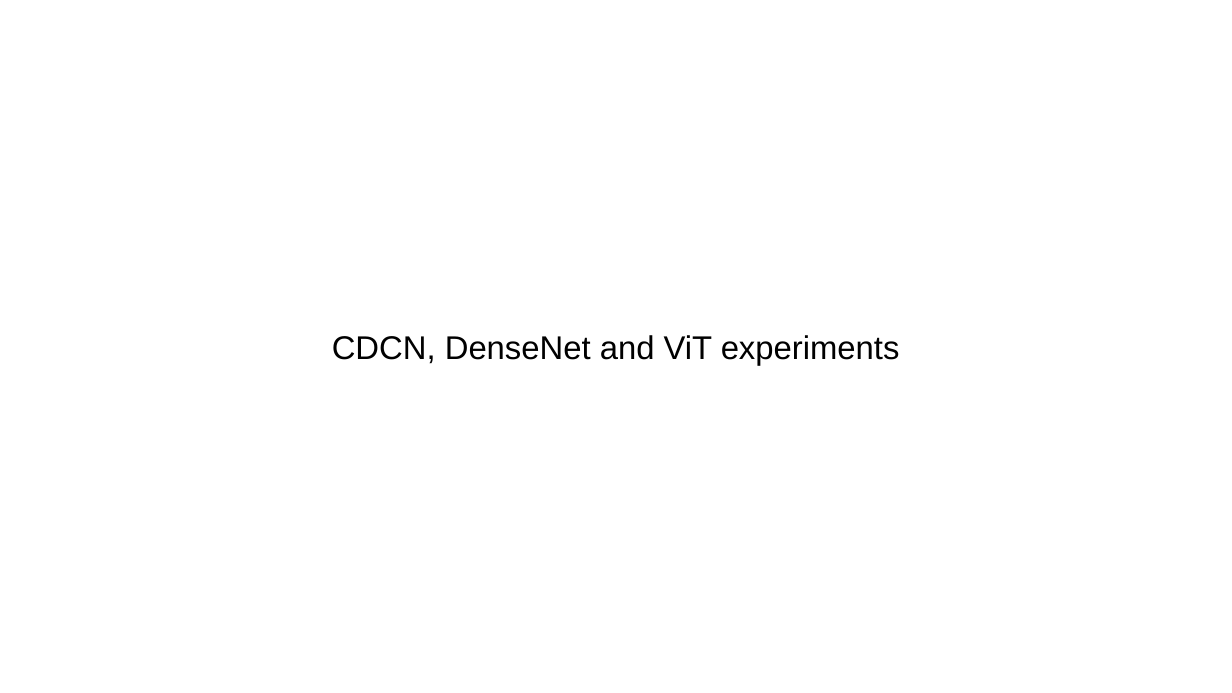
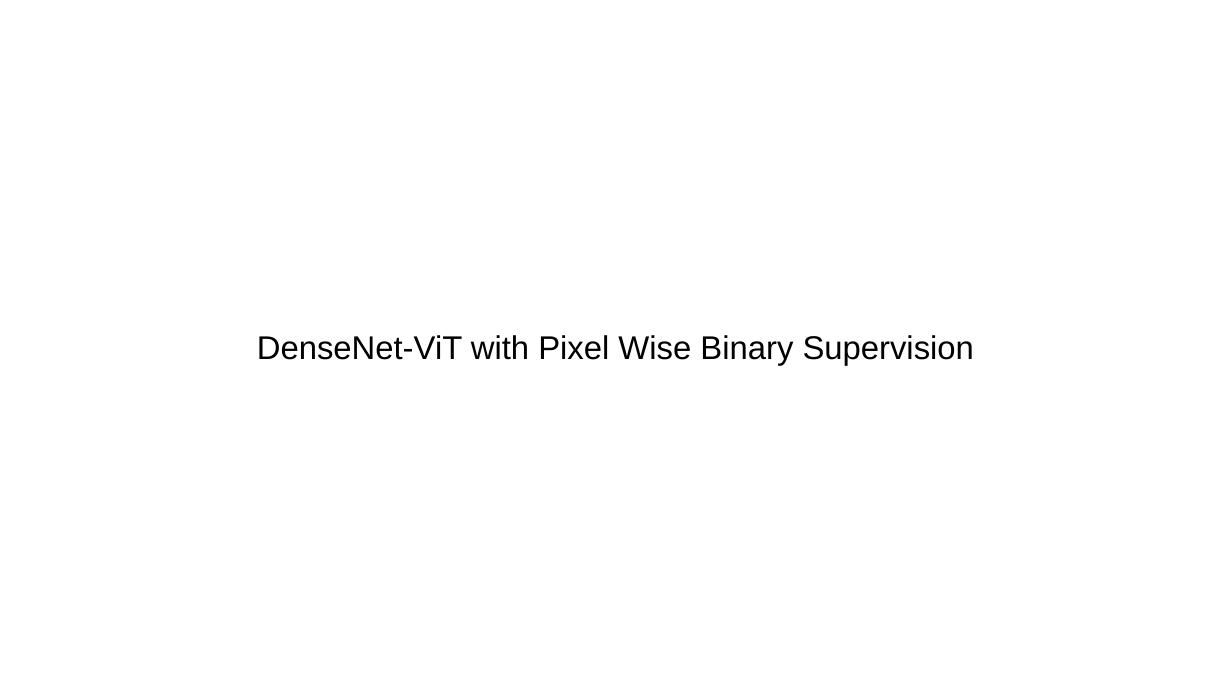
Before and after one commit to D10752002/BTP-Face-Anti-Spoofing, a slide deck: slide 36 of PPTs/Face Anti-Spoofing presentation - BTP work status pre-mid sem.pptx (slide 30 before the commit). Drawn at 1232x693 pixels with LibreOffice and Linux fonts; fonts in the diff are those of the drawing. Boxes give left, top, right and bottom in pixels: in the first picture for what was removed or moved away, otherwise in the second. Text is boxed around its words. In the diff, an @@ line names an element or a change of style, - is before the commit and + after.

```diff
--- a/PPTs/Face Anti-Spoofing presentation - BTP work status pre-mid sem.pptx
+++ b/PPTs/Face Anti-Spoofing presentation - BTP work status pre-mid sem.pptx
@@ title at box(257, 335, 974, 366): text changed @@
-CDCN, DenseNet and ViT experiments
+DenseNet-ViT with Pixel Wise Binary Supervision
```
Also in this commit, not shown: 7 other slides changed, 4 slides added.
